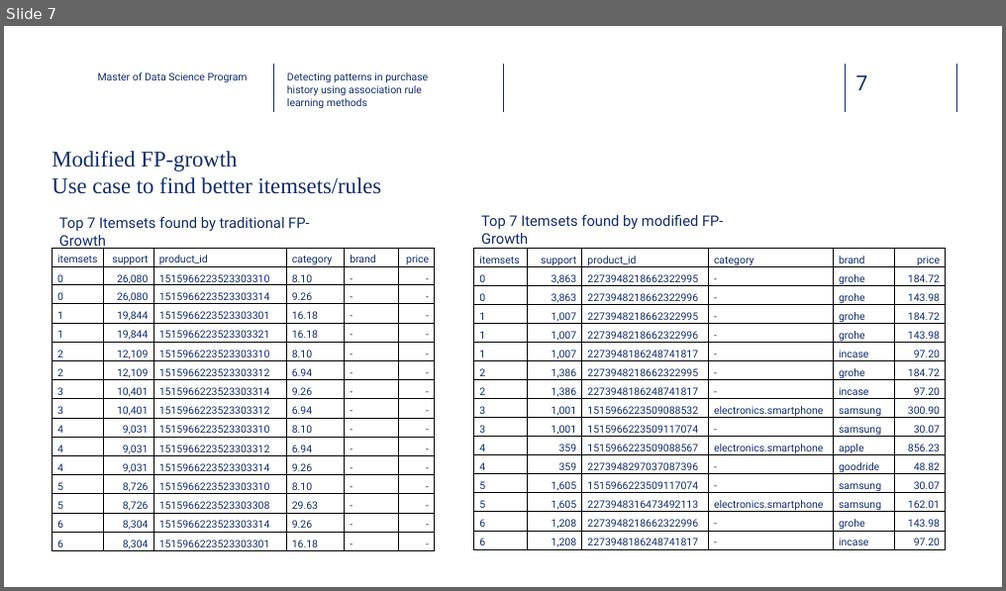
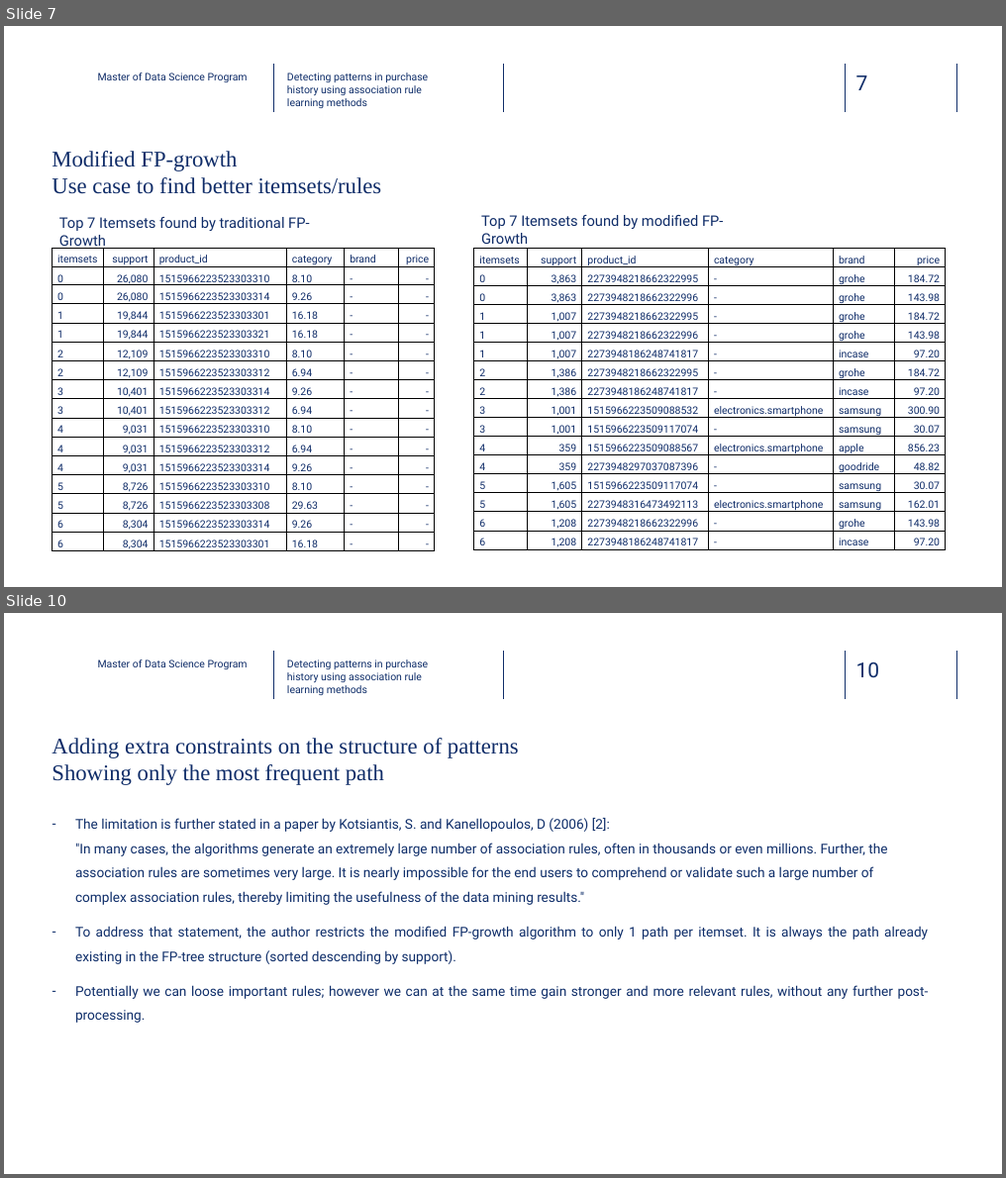
Before and after one commit to dawei7/Detecting-patterns-in-purchase-history-using-association-rule-learning-methods, a slide deck: MasterThesis/Presentation_Detecting-patterns-in-purchase-history-using-association-rule-learning-methods_latest.pptx. Shown one above the other, each under a label of ours: slide 7 before the commit, slides 7 and 10 after it; the slides between them are not shown. The pictures are 1006x591 and 1006x1178 pixels, drawn with LibreOffice and Linux fonts; fonts in the diff are those of the drawing; background and template pictures are left out. Boxes give left, top, right and bottom in pixels: in the first picture for what was removed or moved away, otherwise in the second. Text is boxed around its words. In the diff, an @@ line names an element or a change of style, - is before the commit and + after.

```diff
--- a/MasterThesis/Presentation_Detecting-patterns-in-purchase-history-using-association-rule-learning-methods_latest.pptx
+++ b/MasterThesis/Presentation_Detecting-patterns-in-purchase-history-using-association-rule-learning-methods_latest.pptx
@@ slide 10 added at bbox=[4, 613, 1002, 1174], background picture (left out); not listed: 5 template elements that a slide beside it also shows @@
@@ text added at bbox=[98, 660, 248, 669], 10 pt, text #0F2C68 @@
+Master of Data Science Program
@@ text added at bbox=[287, 660, 428, 695], 10 pt, text #0E2D69 @@
+Detecting patterns in purchase history using association rule learning methods
@@ title added at bbox=[52, 738, 519, 785], 21.6 pt, text #0F2C68 @@
+Adding extra constraints on the structure of patterns
+Showing only the most frequent path
@@ text added at bbox=[75, 818, 929, 1023], 13 pt, text #0E2D69 @@
+– The limitation is further stated in a paper by Kotsiantis, S. and Kanellopoulos, D (2006) [2]:
+  "In many cases, the algorithms generate an extremely large number of association rules, often in thousands or even millions. Further, the association rules are sometimes very large. It is nearly impossible for the end users to comprehend or validate such a large number of complex association rules, thereby limiting the usefulness of the data mining results."
+– To address that statement, the author restricts the modified FP-growth algorithm to only 1 path per itemset. It is always the path already existing in the FP-tree structure (sorted descending by support).
+– Potentially we can loose important rules; however we can at the same time gain stronger and more relevant rules, without any further post-processing.
```
Also in this commit, not shown: 1 slide changed, 2 other slides added, 10 other files.
